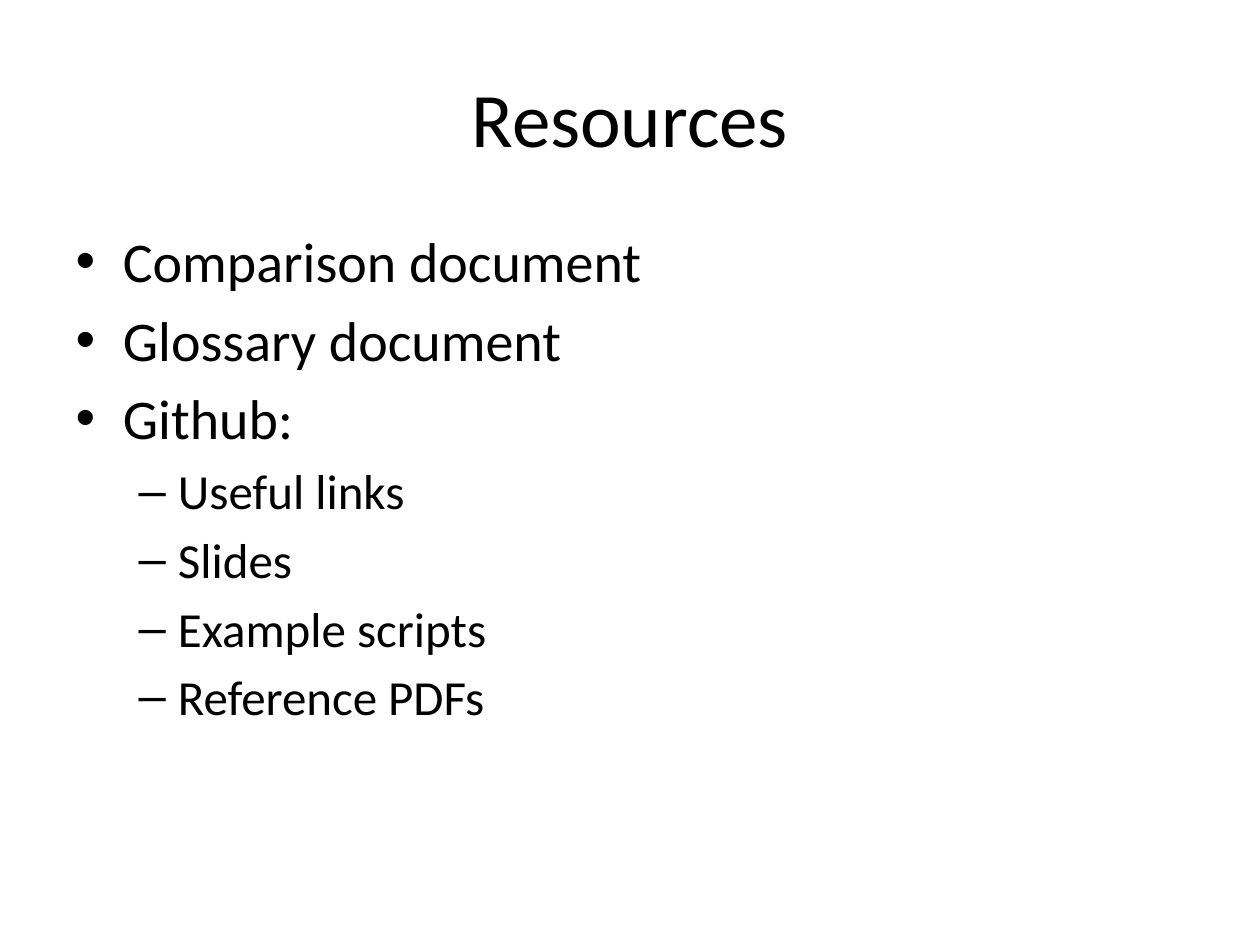
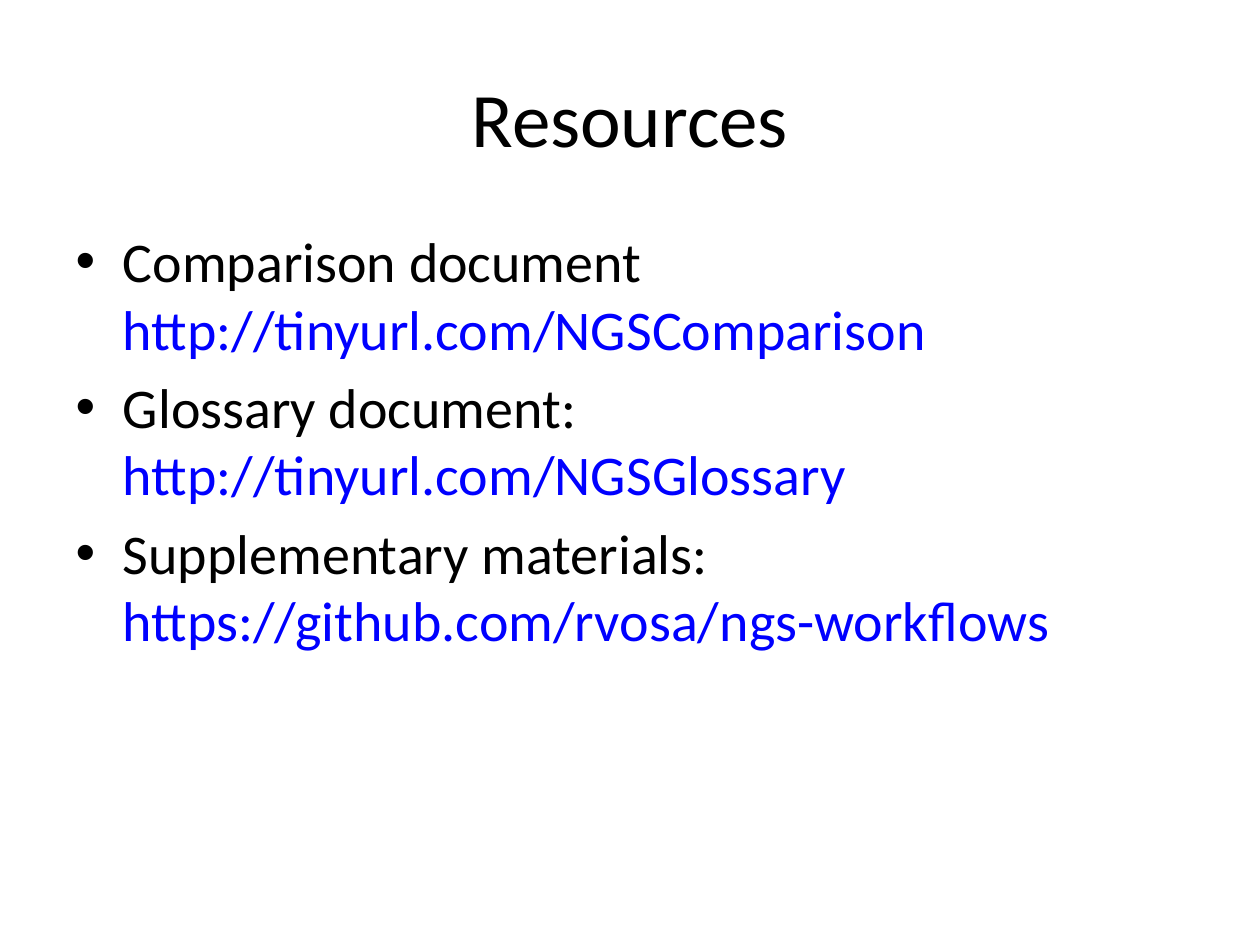
Before and after one commit to rvosa/ngs-workflows, a slide deck: slide 15 of doc/slides/day1/session1/NGSplatforms.pptx (slide 10 before the commit). Drawn at 1260x945 pixels with LibreOffice and Linux fonts; fonts in the diff are those of the drawing. Boxes give left, top, right and bottom in pixels: in the first picture for what was removed or moved away, otherwise in the second. Text is boxed around its words. In the diff, an @@ line names an element or a change of style, - is before the commit and + after.

Commit message:
now completed slides day1/session1

```diff
--- a/doc/slides/day1/session1/NGSplatforms.pptx
+++ b/doc/slides/day1/session1/NGSplatforms.pptx
@@ text at box(123, 243, 1049, 651): text changed; size 28 to 32 pt; text colour #000000 to #0000FF @@
-• Comparison document
-• Glossary document
-• Github:
-  – Useful links
-  – Slides
-  – Example scripts
-  – Reference PDFs
+• Comparison document
+  http://tinyurl.com/NGSComparison
+• Glossary document:
+  http://tinyurl.com/NGSGlossary
+• Supplementary materials:
+  https://github.com/rvosa/ngs-workflows
```
Also in this commit, not shown: 6 other slides changed, 7 slides added, 2 slides removed.
